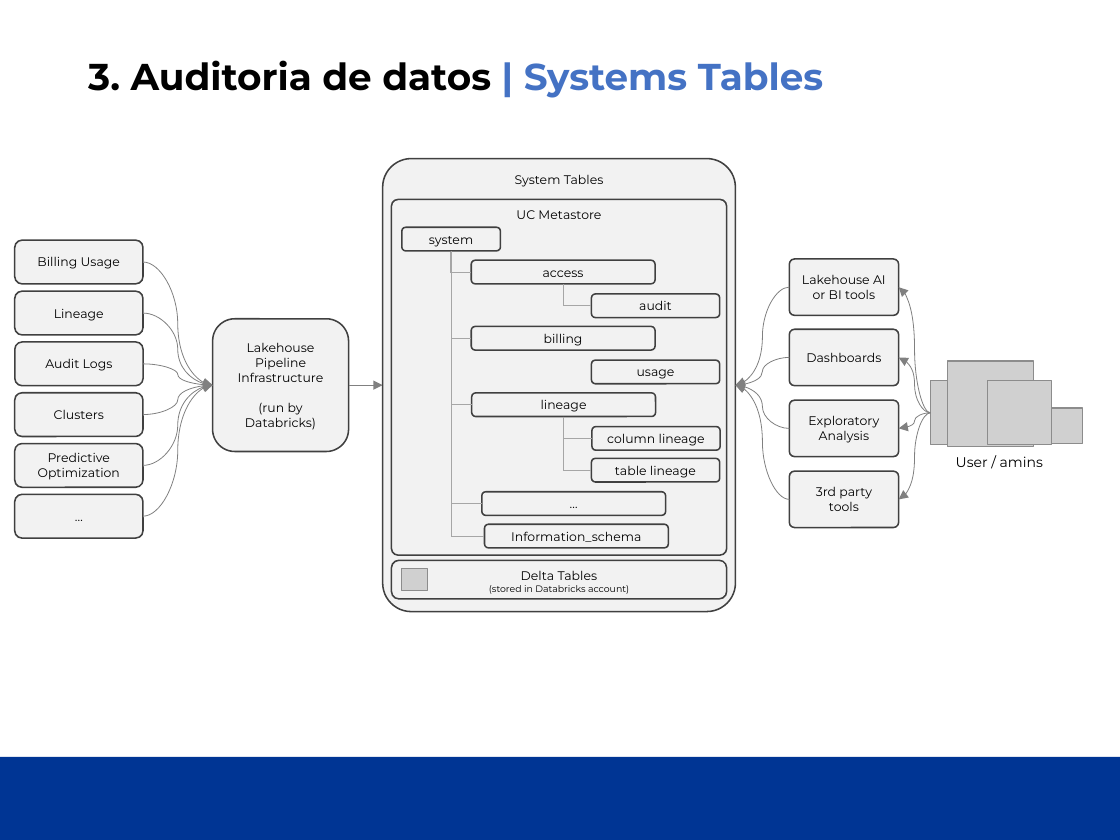
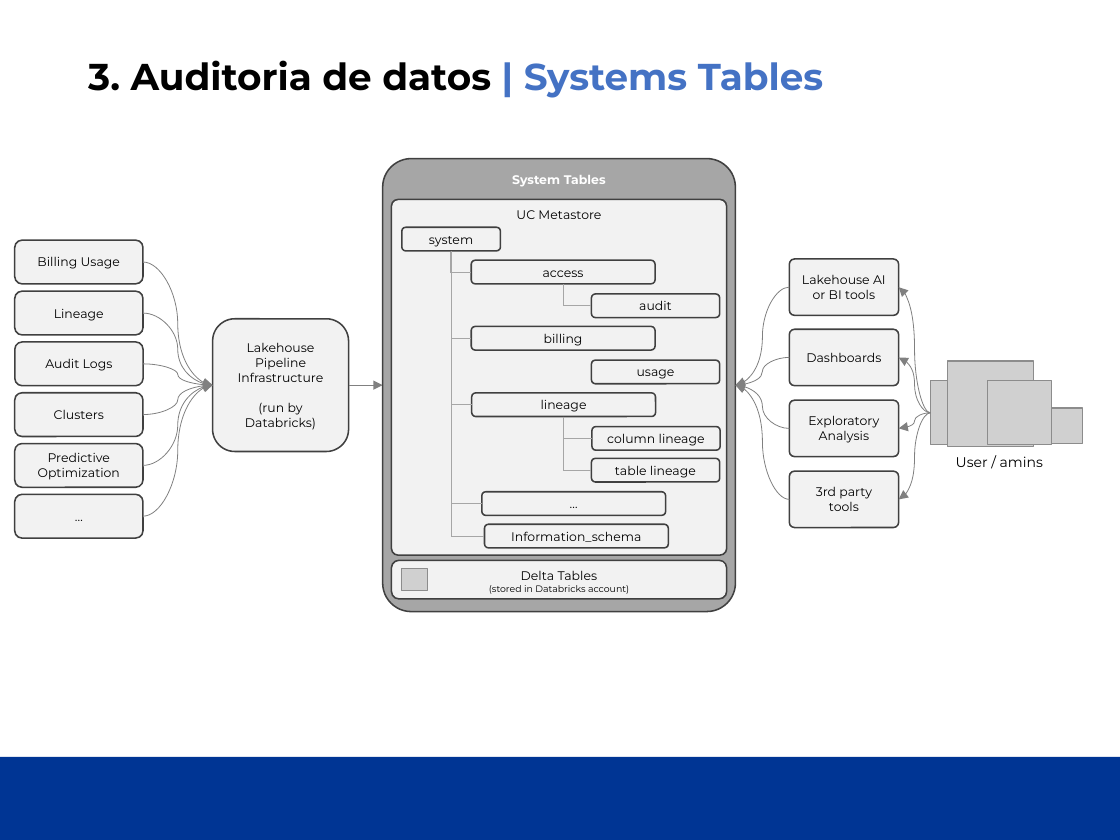
Before and after one commit to jmartinezceste/251101Course_UC_Ceste, a slide deck: slide 14 of UC_Course_Sesion3/UCDatabrick - Sesion 3.pptx (slide 10 before the commit). Drawn at 1120x840 pixels with LibreOffice and Linux fonts; fonts in the diff are those of the drawing; grey boxes stand for pictures; background and template pictures are left out. Boxes give left, top, right and bottom in pixels: in the first picture for what was removed or moved away, otherwise in the second. Text is boxed around its words. In the diff, an @@ line names an element or a change of style, - is before the commit and + after.

```diff
--- a/UC_Course_Sesion3/UCDatabrick - Sesion 3.pptx
+++ b/UC_Course_Sesion3/UCDatabrick - Sesion 3.pptx
@@ rounded rectangle "System Tables" at [383, 159, 736, 613]: text colour #000000 to #FFFFFF, bold on; fill #F2F2F2 to #A6A6A6 @@
```
Also in this commit, not shown: 3 other slides changed, 9 slides added.
